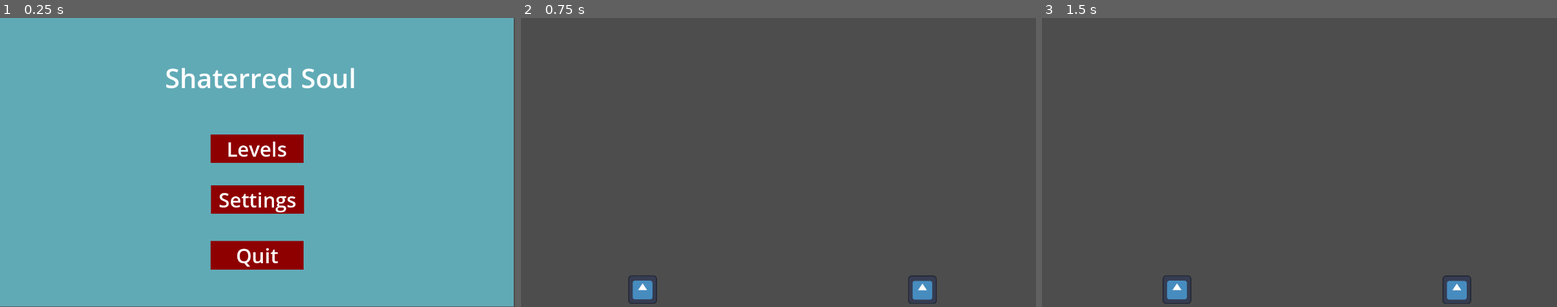
Above: before the commit, frames 1-3 (left to right).
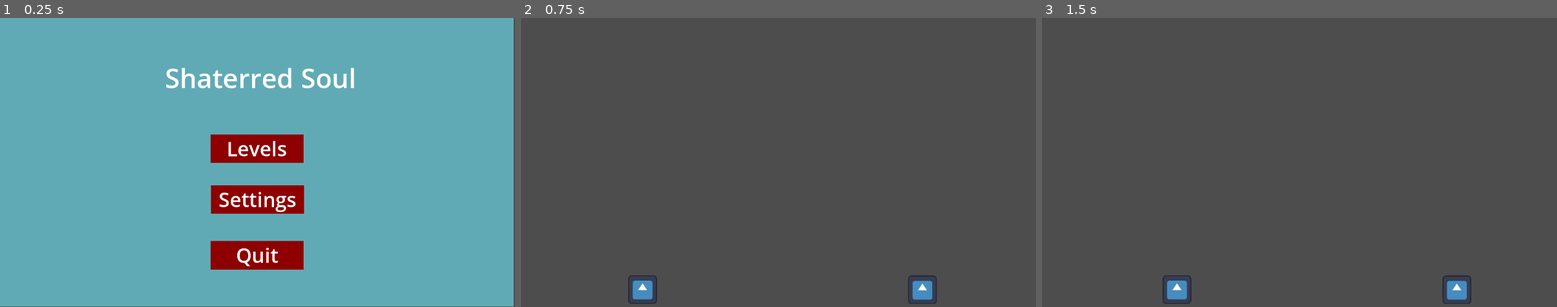
Above: after the commit, the same moments.

Repository: Kensufox/Game-jam-s
Game: Godot game, scene res://MainMenu/MainMenu.tscn
Same seed, same stepped clock (60 frames per second), same inputs: the game is played once before the commit and once after it. This scene is started directly instead of the project's main scene. The engine's default icon, where the game draws it, is replaced by a stand-in: a white triangle on a blue panel in a dark square.
Inputs:
- Up to frame 1 (0.25 s): no input
- Up to frame 2 (0.75 s): click "Levels" at 0.5 s
- Up to frame 3 (1.5 s): tap Enter at 1.25 s; hold Right (ui_right) from 1.28 s (still down)

The runs differ from the first frame. In frame 1, 0.4% of the frame differs, in the area x 42-58%, y 42-87%; in frame 2, nothing differs; in frame 3, nothing differs.

Commit message:
button update

Diff:
--- a/game_jam/MainMenu/LevelsButton.gd
+++ b/game_jam/MainMenu/LevelsButton.gd
@@ -1,5 +1,4 @@
 extends TextureButton
 
 func _pressed():
-	print("click")
 	get_tree().change_scene_to_file("res://Level/Scene/LevelOne.tscn")
--- a/game_jam/MainMenu/MainMenu.tscn
+++ b/game_jam/MainMenu/MainMenu.tscn
@@ -1,6 +1,7 @@
-[gd_scene load_steps=8 format=3 uid="uid://bnvo6wkih45vg"]
+[gd_scene load_steps=9 format=3 uid="uid://bnvo6wkih45vg"]
 
 [ext_resource type="Script" uid="uid://bpeekdl03wgcd" path="res://MainMenu/LevelsButton.gd" id="1_otibh"]
+[ext_resource type="Script" uid="uid://1qx8qa75io66" path="res://MainMenu/QuitButton.gd" id="2_cruaa"]
 
 [sub_resource type="Gradient" id="Gradient_mlc1t"]
 colors = PackedColorArray(0.380392, 0.670588, 0.713726, 1, 0.380392, 0.670588, 0.713726, 1)
@@ -64,7 +65,7 @@
 text = "Levels"
 label_settings = SubResource("LabelSettings_otibh")
 horizontal_alignment = 1
-vertical_alignment = 1
+vertical_alignment = 3
 
 [node name="Settings" type="TextureRect" parent="."]
 offset_left = 472.0
@@ -77,7 +78,6 @@
 layout_mode = 0
 offset_right = 209.0
 offset_bottom = 63.0
-script = ExtResource("1_otibh")
 
 [node name="SettingsText" type="Label" parent="Settings/SettingsButton"]
 layout_mode = 0
@@ -86,7 +86,7 @@
 text = "Settings"
 label_settings = SubResource("LabelSettings_otibh")
 horizontal_alignment = 1
-vertical_alignment = 1
+vertical_alignment = 3
 
 [node name="Quit" type="TextureRect" parent="."]
 offset_left = 471.0
@@ -99,7 +99,7 @@
 layout_mode = 0
 offset_right = 209.0
 offset_bottom = 63.0
-script = ExtResource("1_otibh")
+script = ExtResource("2_cruaa")
 
 [node name="QuitText" type="Label" parent="Quit/QuitButton"]
 layout_mode = 0
@@ -108,4 +108,4 @@
 text = "Quit"
 label_settings = SubResource("LabelSettings_otibh")
 horizontal_alignment = 1
-vertical_alignment = 1
+vertical_alignment = 3
--- /dev/null
+++ b/game_jam/MainMenu/QuitButton.gd
@@ -0,0 +1,4 @@
+extends TextureButton
+
+func _pressed():
+	get_tree().quit()
Not shown, added: game_jam/MainMenu/QuitButton.gd.uid
